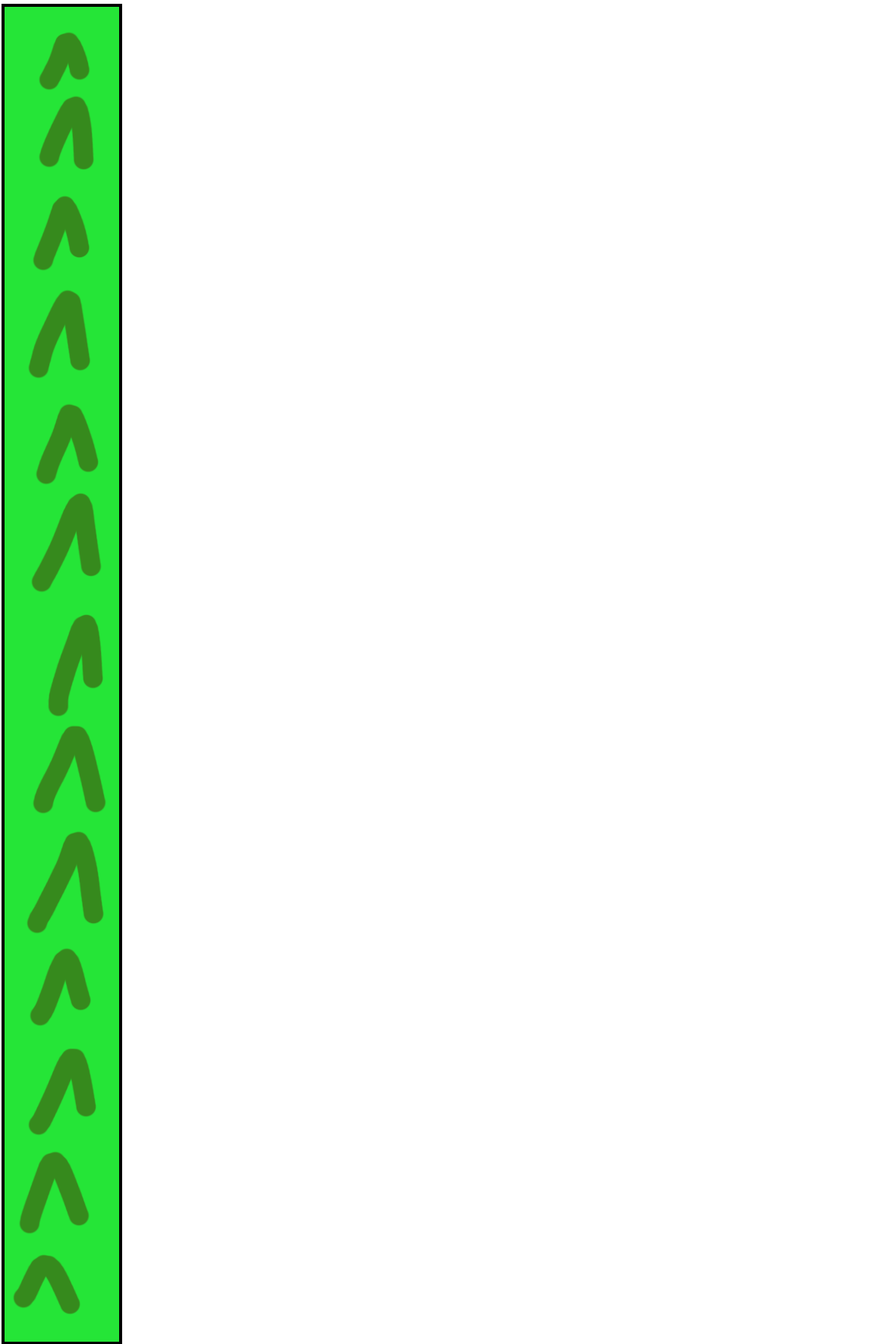
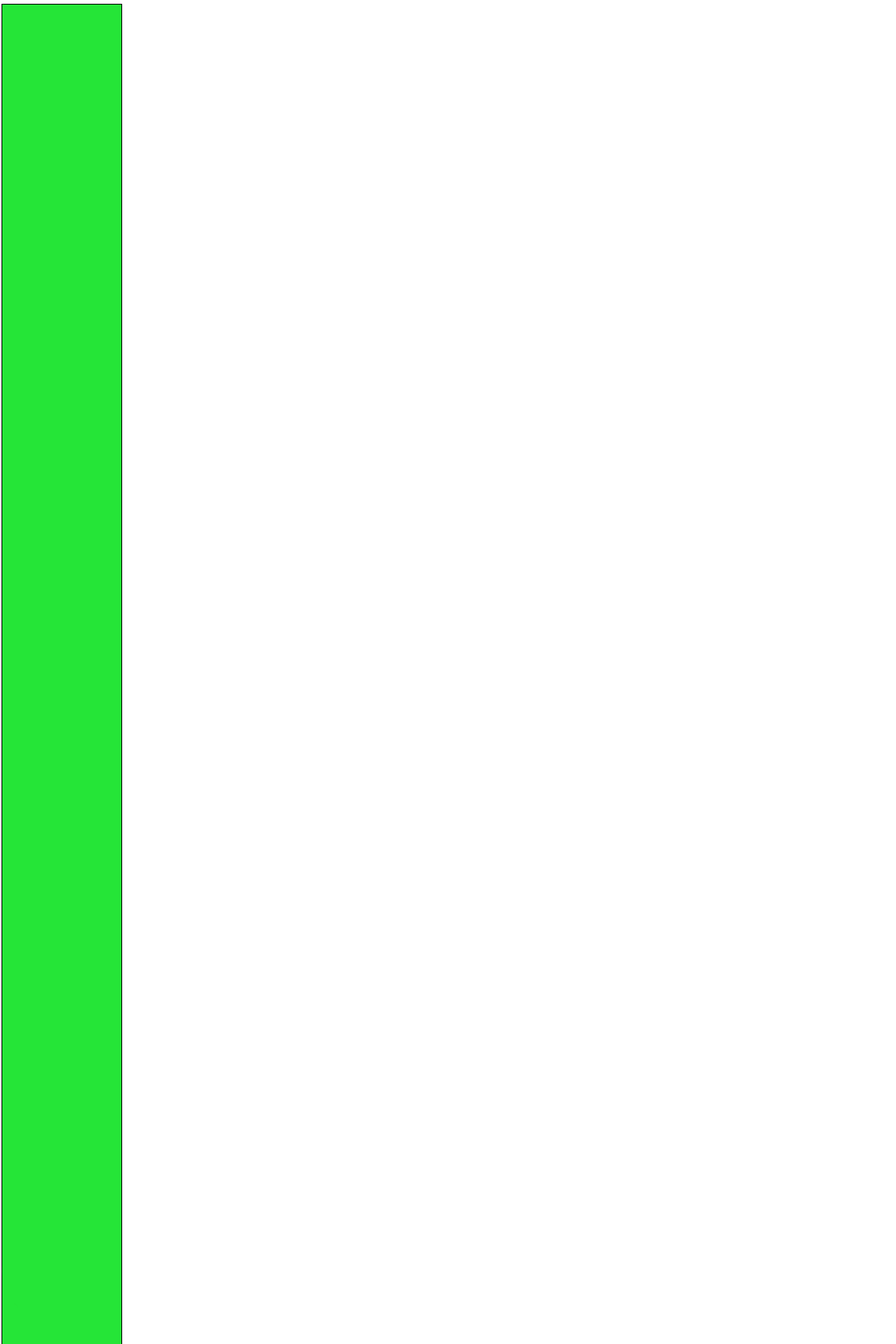
Revision of a layered 896px x 1344px image; what changed, layer by layer:
painted on "Прямоугольник 1" over [1, 31, 107, 1315]
